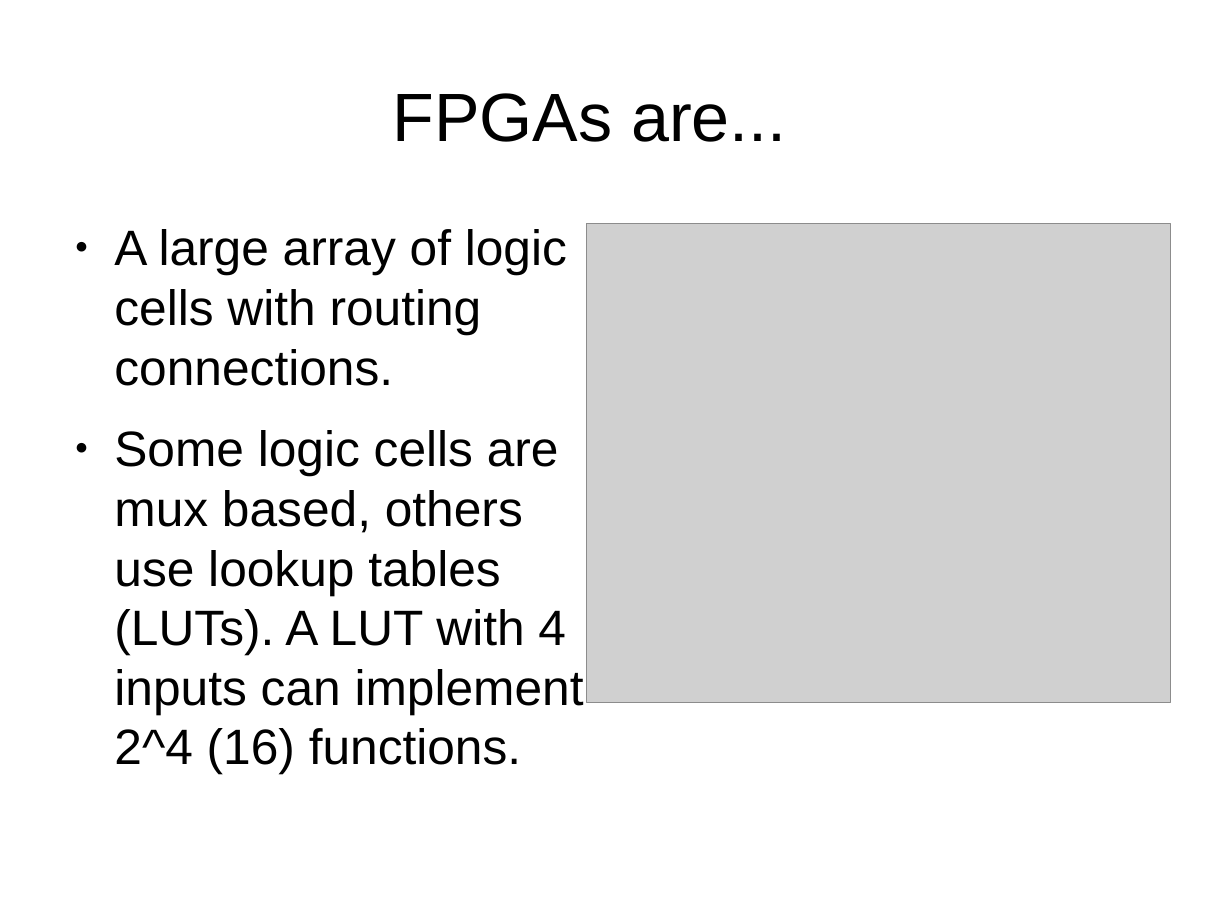
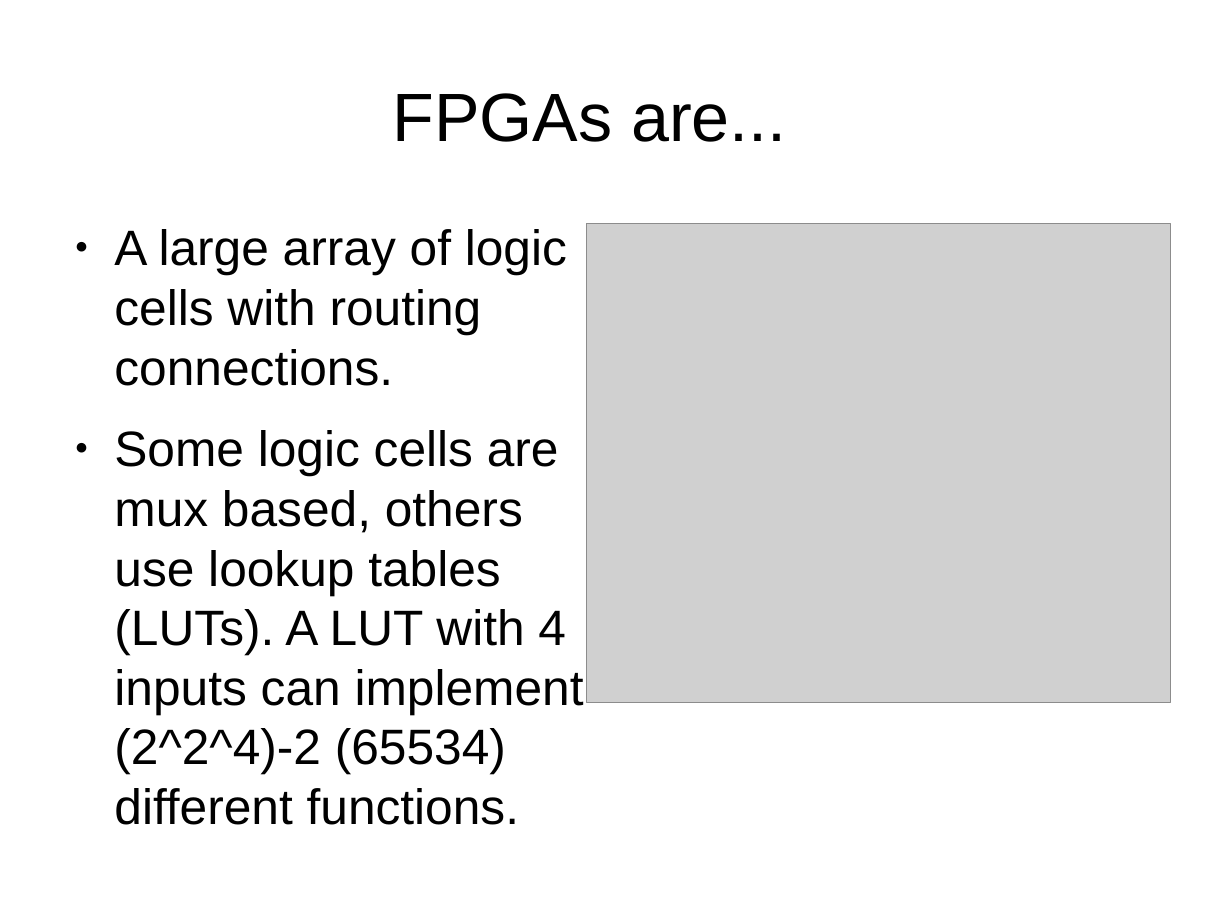
Before and after one commit to philtomson/fpga_pres, a slide deck: slide 7 of fpga_pres.odp. Drawn at 1232x924 pixels with LibreOffice and Linux fonts; fonts in the diff are those of the drawing; grey boxes stand for pictures. Boxes give left, top, right and bottom in pixels: in the first picture for what was removed or moved away, otherwise in the second. Text is boxed around its words. In the diff, an @@ line names an element or a change of style, - is before the commit and + after.

```diff
--- a/fpga_pres.odp
+++ b/fpga_pres.odp
@@ text at [114,430,584,825]: text changed @@
-● Some logic cells are mux based, others use lookup tables (LUTs). A LUT with 4 inputs can implement 2^4 (16) functions.
+● Some logic cells are mux based, others use lookup tables (LUTs). A LUT with 4 inputs can implement (2^2^4)-2 (65534) different functions.
```
Also in this commit, not shown: 3 other slides changed, 6 slides added, 1 other file.
